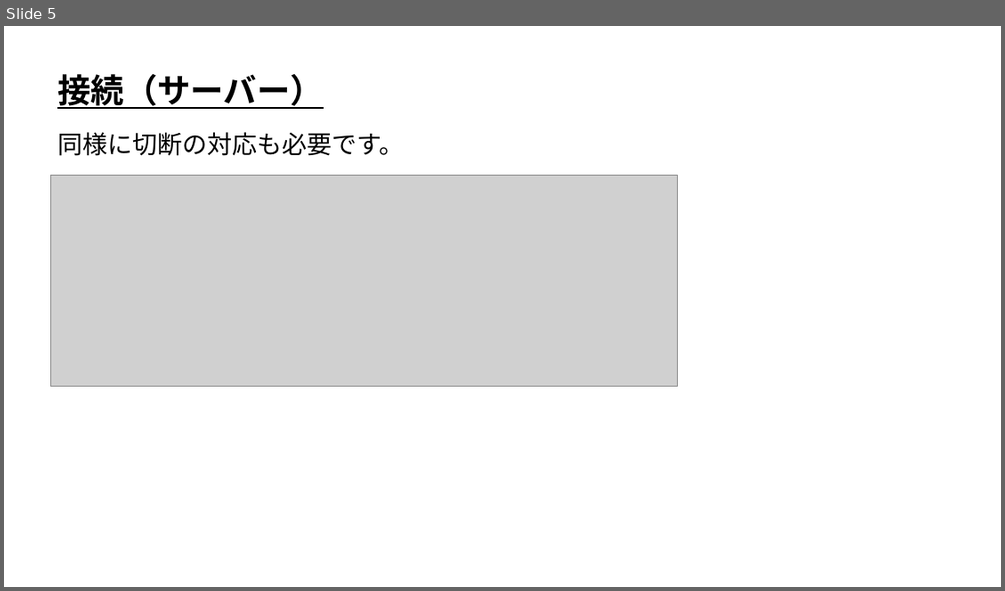
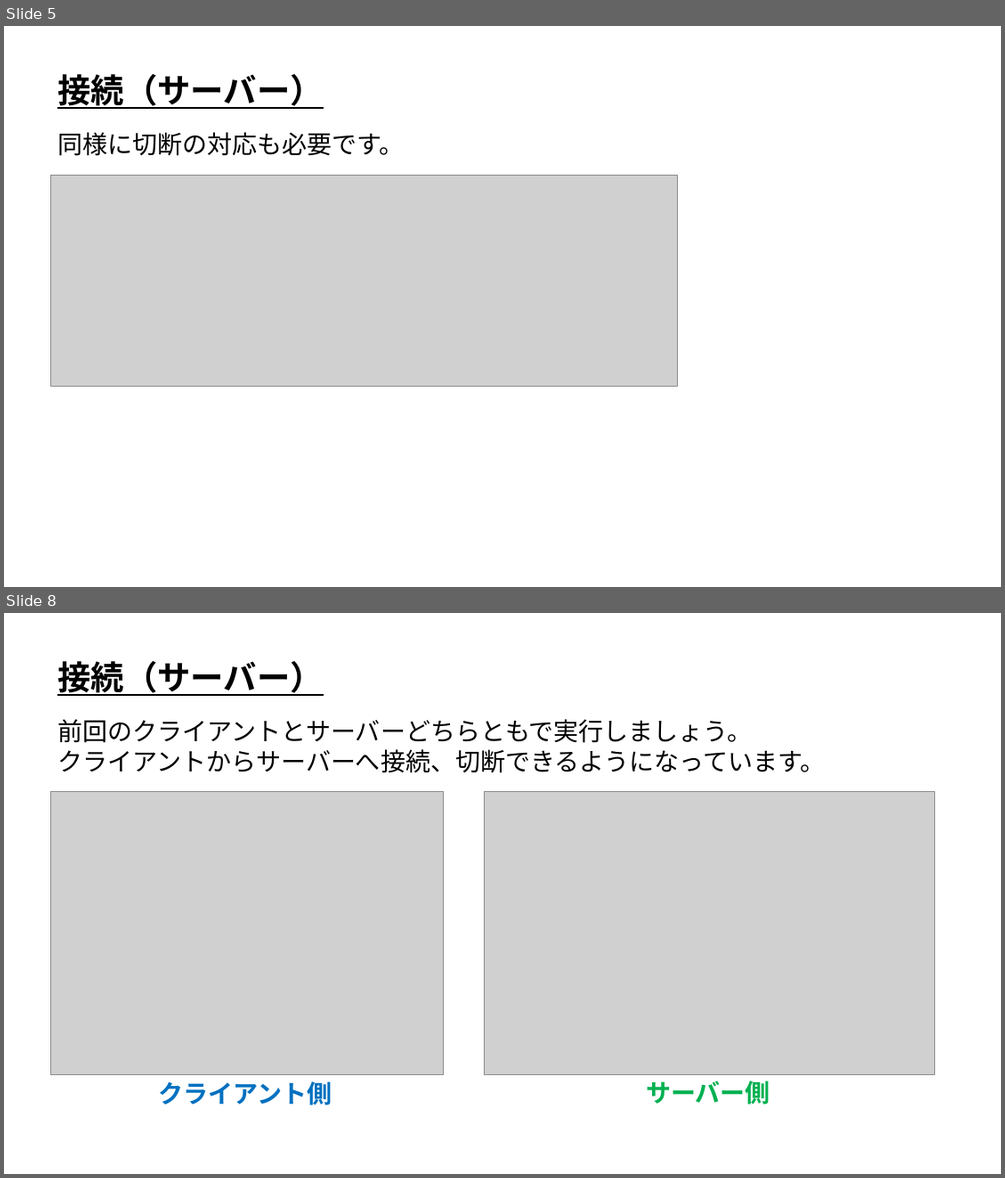
Before and after one commit to ArakiYusuke-Ohara/Textbook, a slide deck: ゲーム科3年/00_前期/オンラインゲームプログラミングⅠ/01_接続(サーバー).pptx. Shown one above the other, each under a label of ours: slide 5 before the commit, slides 5 and 8 after it; the slides between them are not shown. The pictures are 1005x591 and 1005x1178 pixels, drawn with LibreOffice and Linux fonts; fonts in the diff are those of the drawing; grey boxes stand for pictures. Boxes give left, top, right and bottom in pixels: in the first picture for what was removed or moved away, otherwise in the second. Text is boxed around its words. In the diff, an @@ line names an element or a change of style, - is before the commit and + after.

Commit message:
サーバー接続まで作成

```diff
--- a/ゲーム科3年/00_前期/オンラインゲームプログラミングⅠ/01_接続(サーバー).pptx
+++ b/ゲーム科3年/00_前期/オンラインゲームプログラミングⅠ/01_接続(サーバー).pptx
@@ slide 8 added at (4, 613, 1001, 1174), background #FFFFFF @@
@@ text added at (57, 661, 323, 696), 32 pt, text #000000, bold, underline @@
+接続（サーバー）
@@ text added at (57, 719, 825, 773), 24 pt, text #000000 @@
+前回のクライアントとサーバーどちらともで実行しましょう。
+クライアントからサーバーへ接続、切断できるようになっています。
@@ picture added at (50, 792, 443, 1074) @@
@@ picture added at (484, 792, 935, 1074) @@
@@ text added at (159, 1081, 332, 1105), 24 pt, text #0070C0, bold @@
+クライアント側
@@ text added at (646, 1080, 770, 1104), 24 pt, text #00B050, bold @@
+サーバー側
```
Also in this commit, not shown: 3 other slides added, 3 other files.
